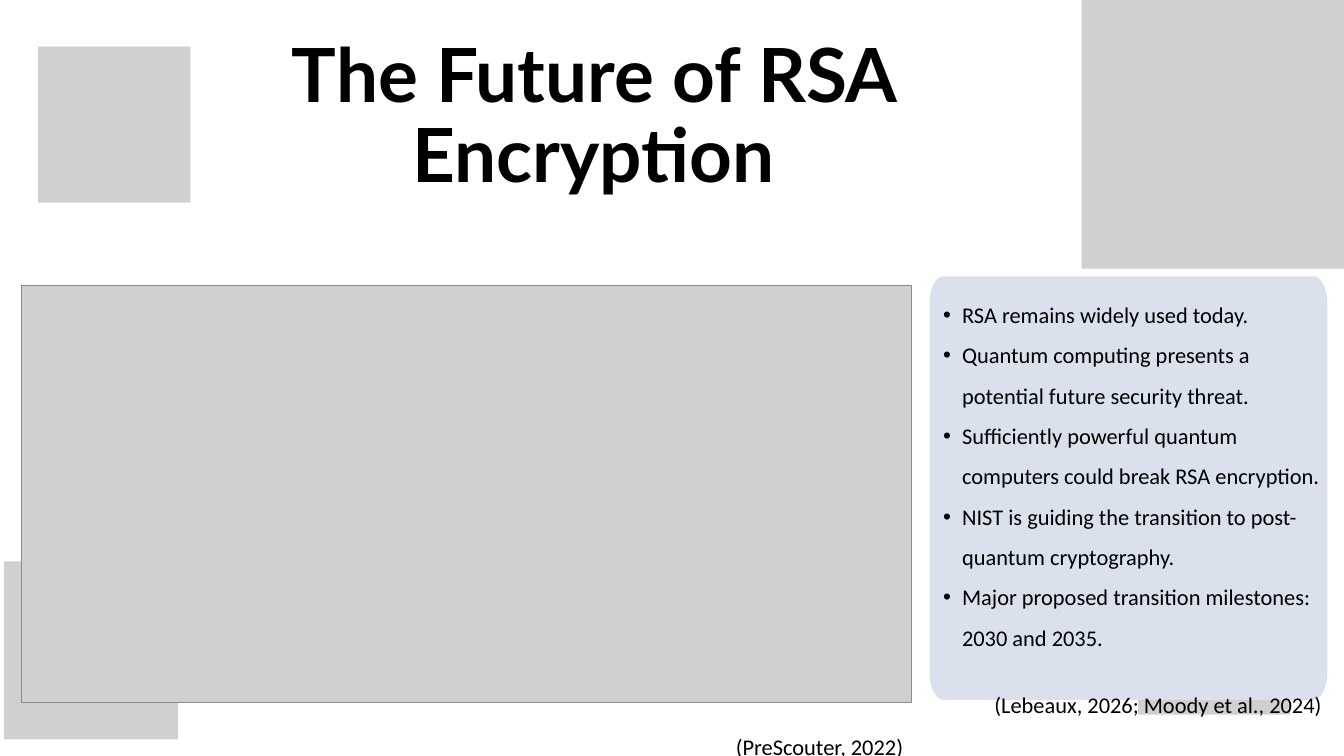
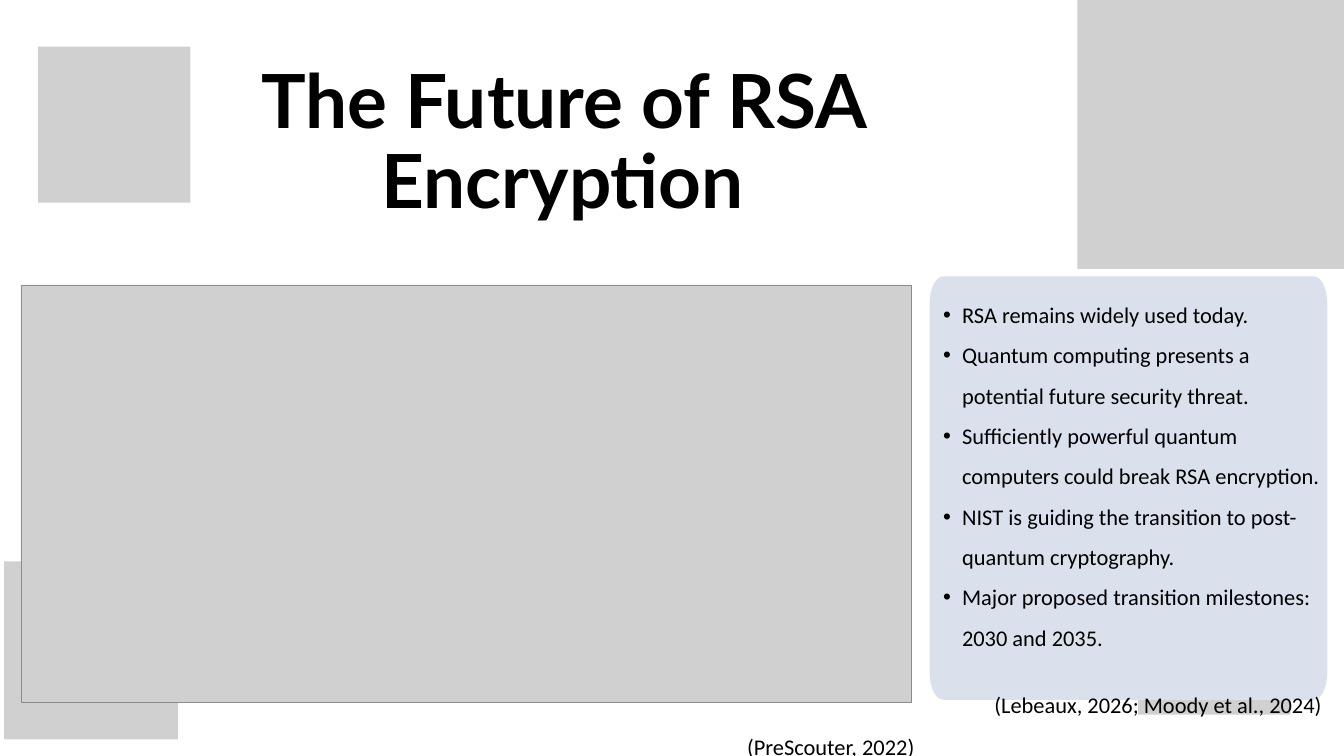
Before and after one commit to Muffinszer/cep146-teamproject1, a slide deck: slide 7 of CEP146NBB_Project1.pptx. Drawn at 1344x756 pixels with LibreOffice and Linux fonts; fonts in the diff are those of the drawing; grey boxes stand for pictures; background and template pictures are left out. Boxes give left, top, right and bottom in pixels: in the first picture for what was removed or moved away, otherwise in the second. Text is boxed around its words. In the diff, an @@ line names an element or a change of style, - is before the commit and + after.

Commit message:
Edited alignment and format
Edited alignment and format

```diff
--- a/CEP146NBB_Project1.pptx
+++ b/CEP146NBB_Project1.pptx
@@ picture: place and size @@
-picture at [1082,0,1344,269]
+picture at [1077,0,1344,269]
@@ text "The Future of RSA Encryption": place and size @@
-text "The Future of RSA Encryption" at [292,46,898,195]
+text "The Future of RSA Encryption" at [261,72,867,221]
@@ text "(PreScouter, 2022)": place and size @@
-text "(PreScouter, 2022)" at [736,739,903,756]
+text "(PreScouter, 2022)" at [747,738,914,756]
```
Also in this commit, not shown: 8 other slides changed.
